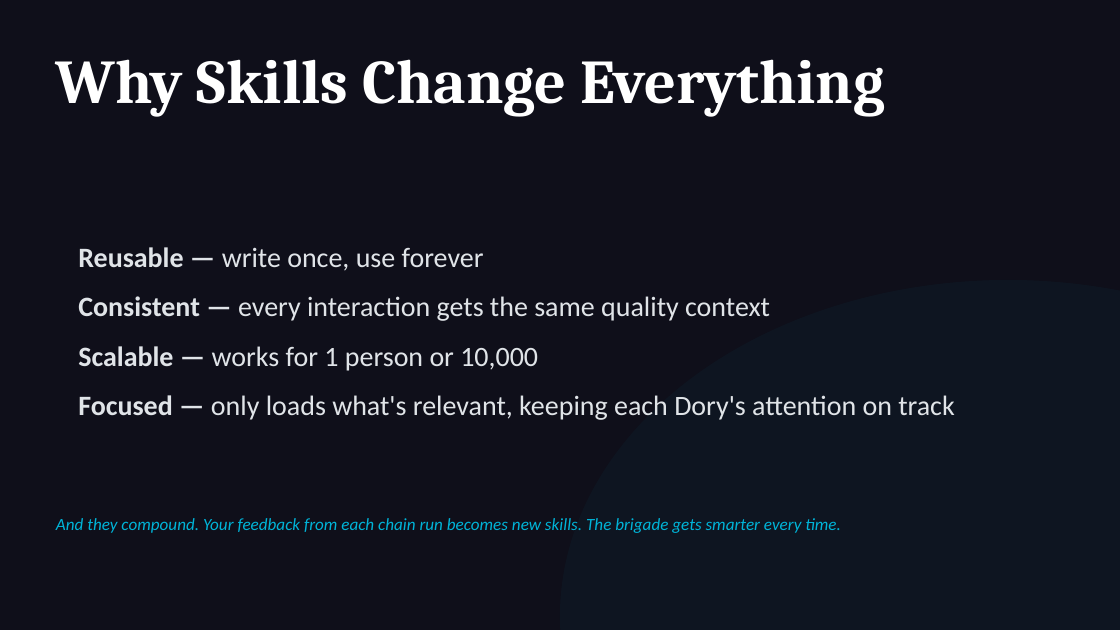
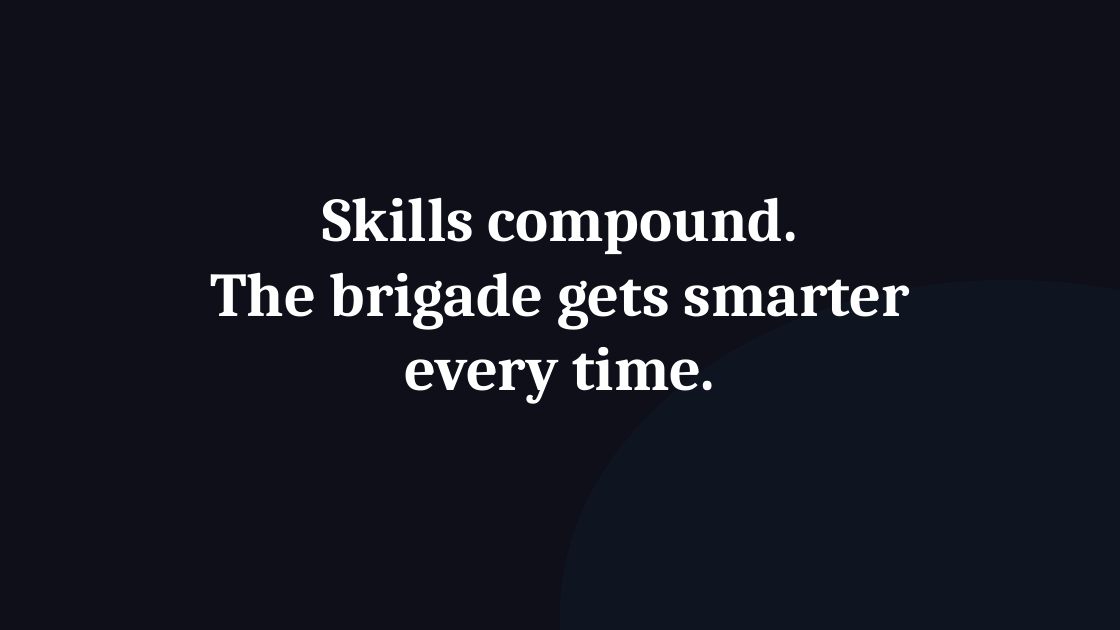
Before and after one commit to michaelengland/ai-best-practices, a slide deck: slide 61 of Getting-Agents-to-Give-Up-Their-Secrets.pptx (slide 42 before the commit). Drawn at 1120x630 pixels with LibreOffice and Linux fonts; fonts in the diff are those of the drawing. Boxes give left, top, right and bottom in pixels: in the first picture for what was removed or moved away, otherwise in the second. Text is boxed around its words. In the diff, an @@ line names an element or a change of style, - is before the commit and + after.

```diff
--- a/Getting-Agents-to-Give-Up-Their-Secrets.pptx
+++ b/Getting-Agents-to-Give-Up-Their-Secrets.pptx
@@ text at box(210, 197, 910, 404): text changed @@
-Why Skills Change Everything
+Skills compound.
+The brigade gets smarter
+every time.
@@ text removed at box(78, 247, 955, 420) @@
-• Reusable — write once, use forever
-• Consistent — every interaction gets the same quality context
-• Scalable — works for 1 person or 10,000
-• Focused — only loads what's relevant, keeping each Dory's attention on track
@@ text removed at box(56, 518, 841, 533) @@
-And they compound. Your feedback from each chain run becomes new skills. The brigade gets smarter every time.
```
Also in this commit, not shown: 27 other slides changed, 42 slides added, 23 slides removed, 1 other file.
